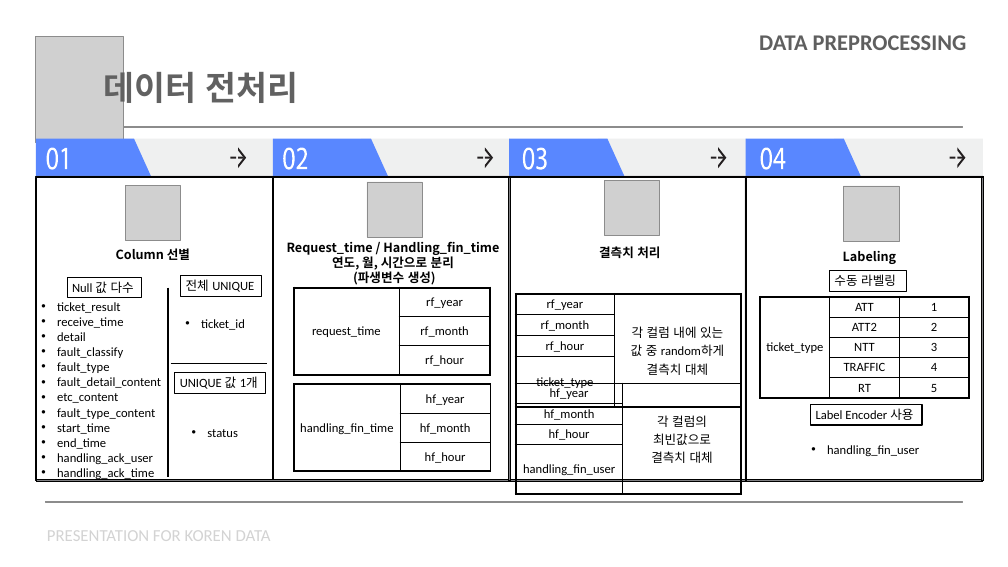
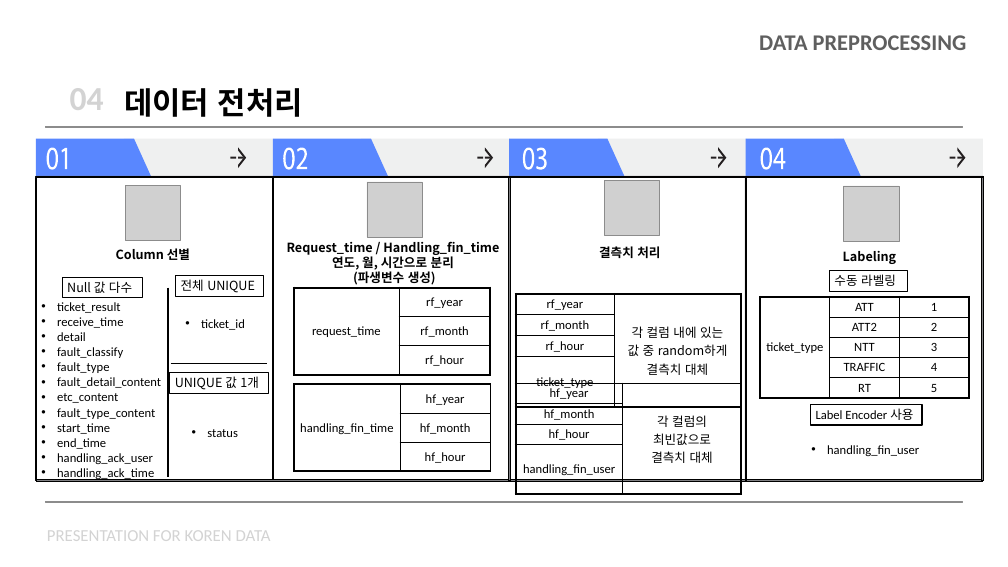
Before and after one commit to chorimgenius/zerooneai_intern, a slide deck: slide 8 of koren/koren_data_presentation.pptx. Drawn at 1008x567 pixels with LibreOffice and Linux fonts; fonts in the diff are those of the drawing; grey boxes stand for pictures. Boxes give left, top, right and bottom in pixels: in the first picture for what was removed or moved away, otherwise in the second. Text is boxed around its words. In the diff, an @@ line names an element or a change of style, - is before the commit and + after.

```diff
--- a/koren/koren_data_presentation.pptx
+++ b/koren/koren_data_presentation.pptx
@@ picture removed at (35,37,123,143) @@
@@ table added at (54,76,352,121), 1 rows, 2 columns @@
+04 | 데이터 전처리
@@ text removed at (104,66,299,110) @@
-데이터 전처리
@@ rectangle "Null 값 다수": place and size @@
-rectangle "Null 값 다수" at (67,278,142,298)
+rectangle "Null 값 다수" at (62,278,143,298)
@@ rectangle "전체 UNIQUE": place and size @@
-rectangle "전체 UNIQUE" at (180,276,262,296)
+rectangle "전체 UNIQUE" at (175,276,263,296)
@@ table at (516,294,741,393) @@
@@ font Calibri to Noto Sans CJK KR in "각 컬럼 내에 있는", "값 중 random하게", "결측치 대체" @@
@@ font Calibri to Noto Sans CJK KR in 3 elements at (62,278,143,298), (175,276,263,296), (170,373,269,393) @@
@@ rectangle "UNIQUE 값 1개": place and size @@
-rectangle "UNIQUE 값 1개" at (175,373,265,393)
+rectangle "UNIQUE 값 1개" at (170,373,269,393)
```
Also in this commit, not shown: 13 other slides changed.
